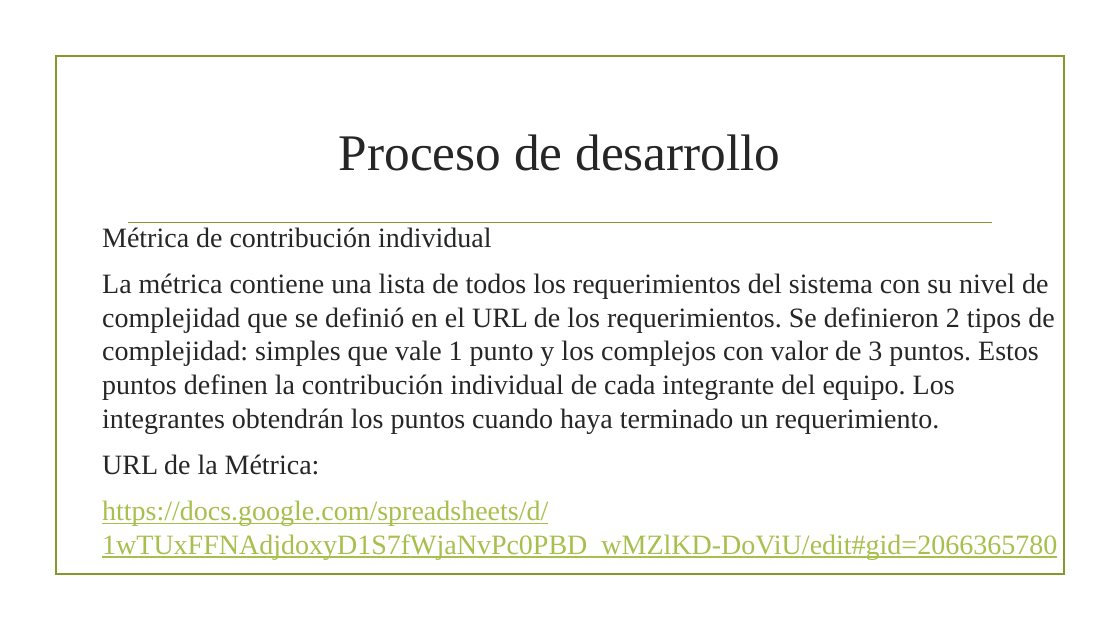
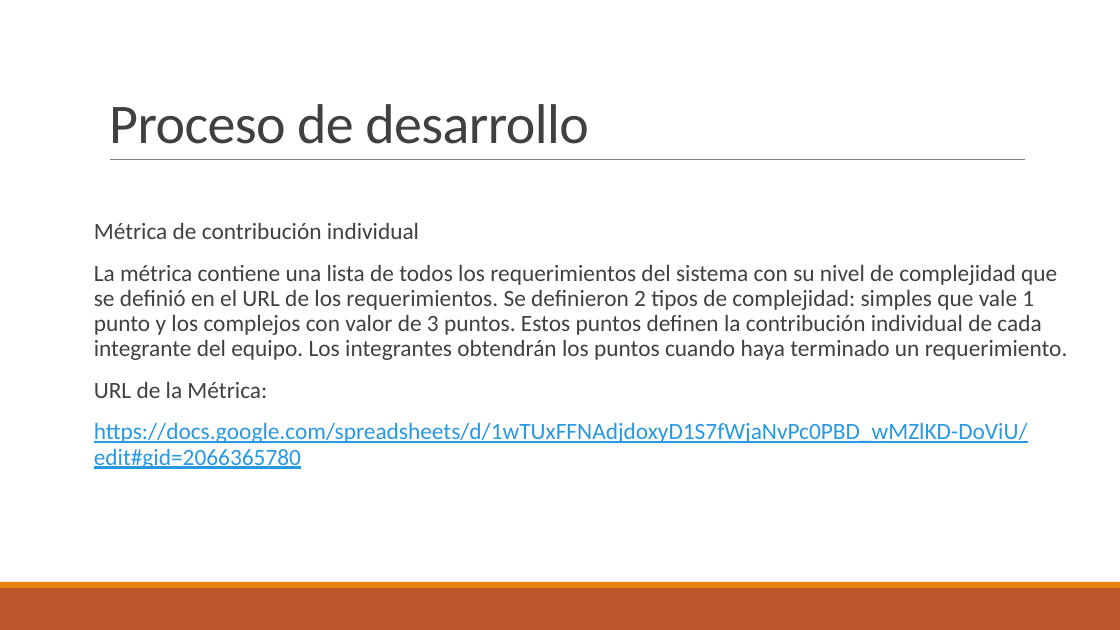
Before and after one commit to CarlosGreene/ProyectoEquipo4, a slide deck: slide 12 of Segunda Entrega.pptm (slide 10 before the commit). Drawn at 1120x630 pixels with LibreOffice and Linux fonts; fonts in the diff are those of the drawing; background and template pictures are left out. Boxes give left, top, right and bottom in pixels: in the first picture for what was removed or moved away, otherwise in the second. Text is boxed around its words. In the diff, an @@ line names an element or a change of style, - is before the commit and + after.

```diff
--- a/Segunda Entrega.pptm
+++ b/Segunda Entrega.pptm
@@ title "Proceso de desarrollo": place and size @@
-title "Proceso de desarrollo" at [339,134,780,171]
+title "Proceso de desarrollo" at [109,104,589,144]
@@ title "Proceso de desarrollo" at [109,104,589,144]: size 44 to 48 pt, font Times New Roman to Calibri, text colour #262626 to #404040, letter spacing 0 to -0.5 pt; alignment centre to left; line spacing 1 to 0.85; vertical alignment middle to bottom @@
@@ rectangle removed at [55,56,1064,575] @@
@@ line moved from (129, 223) - (992, 223) to (110, 160) - (1026, 160) @@
@@ line (110, 160) - (1026, 160): stroke #83992A 1.25 pt to #808080 0.5 pt @@
@@ text "Métrica de contribución individual" at [94,223,1068,469]: size 24 to 20 pt, font Times New Roman to Calibri; text colour #262626 to #404040 in "Métrica de contribución individual", "La métrica contiene una lista de todos ...", "URL de la Métrica:"; text colour #A8BF4D to #2998E3 in "https://docs.google.com/spreadsheets/d/1wTUxFFNAdjdoxyD1S7fW ..."; line spacing 1 to 0.9; more space between paragraphs @@
@@ rectangle added at [0,588,1120,630], fill #BD582C @@
@@ rectangle added at [0,582,1120,588], fill #E48312 @@
```
Also in this commit, not shown: 5 other slides changed, 6 slides added, 4 slides removed, 10 other files.
